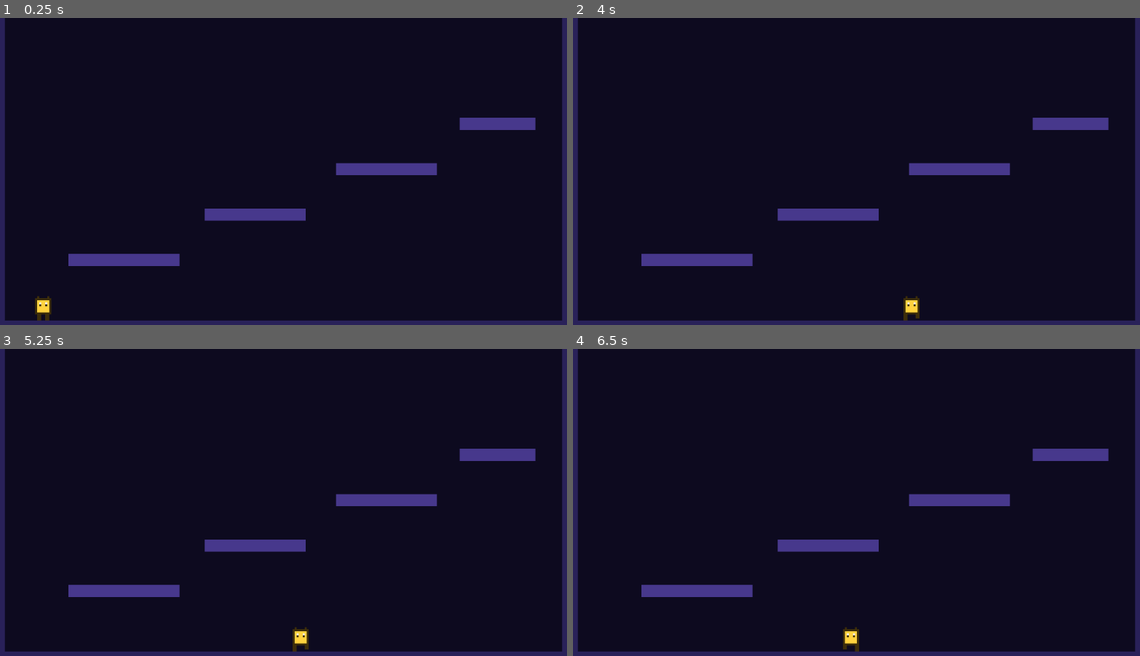
Above: before the commit, frames 1-4 (two rows, left to right).
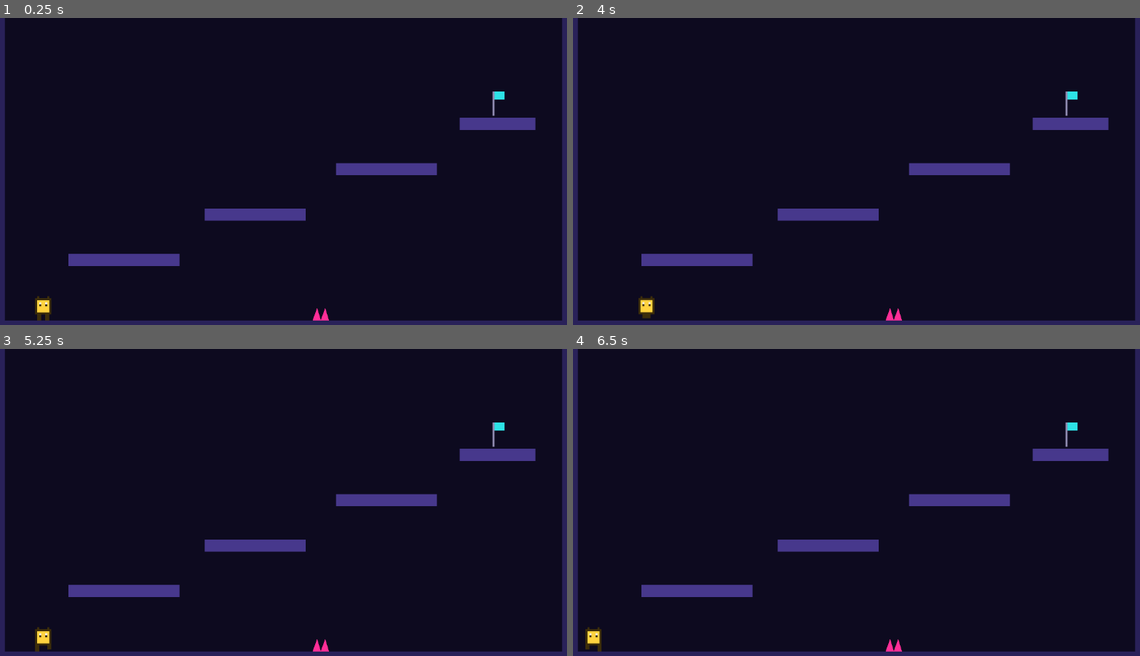
Above: after the commit, the same moments.

Repository: ezw07/lab3-platformer
Game: Godot game, scene res://main.tscn
The game is run twice, just before and just after one commit, with the same random seed, the same clock (stepped at 60 frames per second) and the same inputs.
Inputs:
- Up to frame 1 (0.25 s): no input
- Up to frame 2 (4 s): tap Enter at 0.5 s; hold Right (move_right) 0.53-2.03 s; hold Left (move_left) 2.03-2.78 s; hold Right (move_right) from 2.78 s (still down)
- Up to frame 3 (5.25 s): release Right (move_right) at 4.28 s; hold Left (move_left) 4.28-5.03 s; hold Right (move_right) from 5.03 s (still down)
- Up to frame 4 (6.5 s): release Right (move_right) at 5.78 s; hold Left (move_left) from 5.78 s (still down)

The runs differ from the first frame. In frame 1, 0.2% of the frame differs, in the area x 55-90%, y 23-99%; in frame 2, 0.5%; in frame 3, 0.5%, in the area x 6-90%, y 23-99%; in frame 4, 0.5%.

Commit message:
Milestone 4

Diff:
--- /dev/null
+++ b/flag.gd
@@ -0,0 +1,4 @@
+extends Area2D
+
+func _on_body_entered(body: Node2D) -> void:
+	print("CLEAR!")
--- /dev/null
+++ b/flag.tscn
@@ -0,0 +1,16 @@
+[gd_scene format=3 uid="uid://n0m1fpqjtj85"]
+
+[ext_resource type="Script" uid="uid://bi6ugnaycyx6c" path="res://flag.gd" id="1_amn8n"]
+[ext_resource type="Texture2D" uid="uid://oiybawoylj61" path="res://assets/flag.png" id="2_ukulb"]
+
+[node name="Flag" type="Area2D" unique_id=1025476800]
+collision_layer = 8
+collision_mask = 2
+script = ExtResource("1_amn8n")
+
+[node name="Sprite2D" type="Sprite2D" parent="." unique_id=395526799]
+texture = ExtResource("2_ukulb")
+
+[node name="CollisionShape2D" type="CollisionShape2D" parent="." unique_id=293640353]
+
+[connection signal="body_entered" from="." to="." method="_on_body_entered"]
--- a/main.tscn
+++ b/main.tscn
@@ -2,6 +2,8 @@
 
 [ext_resource type="PackedScene" path="res://level.tscn" id="1_main"]
 [ext_resource type="PackedScene" uid="uid://dk6kebsslg5g8" path="res://player.tscn" id="2_0xm2m"]
+[ext_resource type="PackedScene" uid="uid://cb21hk12f1lju" path="res://spike.tscn" id="3_1bvp3"]
+[ext_resource type="PackedScene" uid="uid://n0m1fpqjtj85" path="res://flag.tscn" id="4_lquwl"]
 
 [node name="Main" type="Node2D" unique_id=827261426]
 
@@ -9,3 +11,9 @@
 
 [node name="Player" parent="." unique_id=1266211376 instance=ExtResource("2_0xm2m")]
 position = Vector2(100, 550)
+
+[node name="Spike" parent="." unique_id=1114614402 instance=ExtResource("3_1bvp3")]
+position = Vector2(650, 588)
+
+[node name="Flag" parent="." unique_id=1025476800 instance=ExtResource("4_lquwl")]
+position = Vector2(1000, 170)
--- a/player.gd
+++ b/player.gd
@@ -13,6 +13,15 @@
 }
 
 var state: State = State.IDLE
+var spawn_point: Vector2
+
+func _ready() -> void:
+	spawn_point = position
+
+func respawn() -> void:
+	position = spawn_point
+	velocity = Vector2.ZERO
+	_change_state(State.AIR)
 
 func _physics_process(delta: float) -> void:
 	if not is_on_floor():
@@ -43,6 +52,8 @@
 				_change_state(State.IDLE if direction == 0.0 else State.RUN)
 
 	move_and_slide()
+	if position.y > get_viewport_rect().size.y + 100.0:
+		respawn()
 
 func _change_state(new_state: State) -> void:
 	state = new_state
--- /dev/null
+++ b/spike.gd
@@ -0,0 +1,5 @@
+extends Area2D
+
+func _on_body_entered(body: Node2D) -> void:
+	if body.has_method("respawn"):
+		body.respawn()
--- /dev/null
+++ b/spike.tscn
@@ -0,0 +1,20 @@
+[gd_scene format=3 uid="uid://cb21hk12f1lju"]
+
+[ext_resource type="Script" uid="uid://cpog3uxa0uose" path="res://spike.gd" id="1_7k7bx"]
+[ext_resource type="Texture2D" uid="uid://cvvwfpbbov4ee" path="res://assets/spike.png" id="1_8ryga"]
+
+[sub_resource type="RectangleShape2D" id="RectangleShape2D_o87p0"]
+size = Vector2(32, 20)
+
+[node name="Spike" type="Area2D" unique_id=1114614402]
+collision_layer = 4
+collision_mask = 2
+script = ExtResource("1_7k7bx")
+
+[node name="Sprite2D" type="Sprite2D" parent="." unique_id=657392171]
+texture = ExtResource("1_8ryga")
+
+[node name="CollisionShape2D" type="CollisionShape2D" parent="." unique_id=248251885]
+shape = SubResource("RectangleShape2D_o87p0")
+
+[connection signal="body_entered" from="." to="." method="_on_body_entered"]
Not shown, added: flag.gd.uid
Not shown, added: spike.gd.uid
